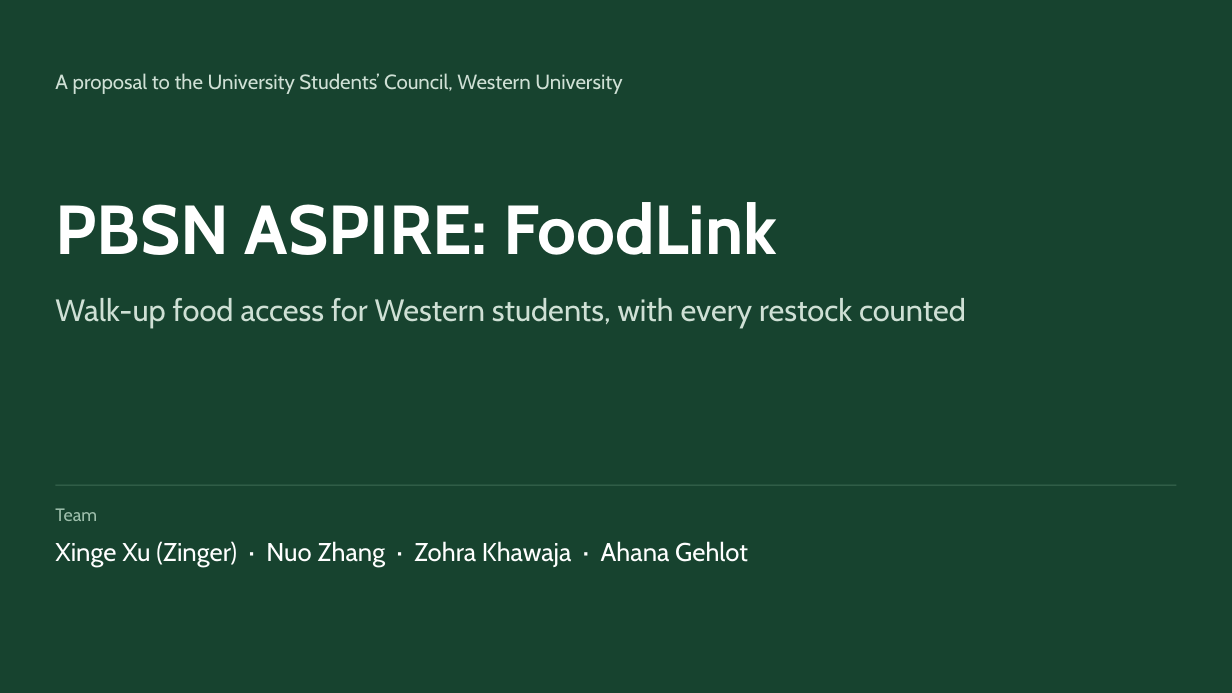
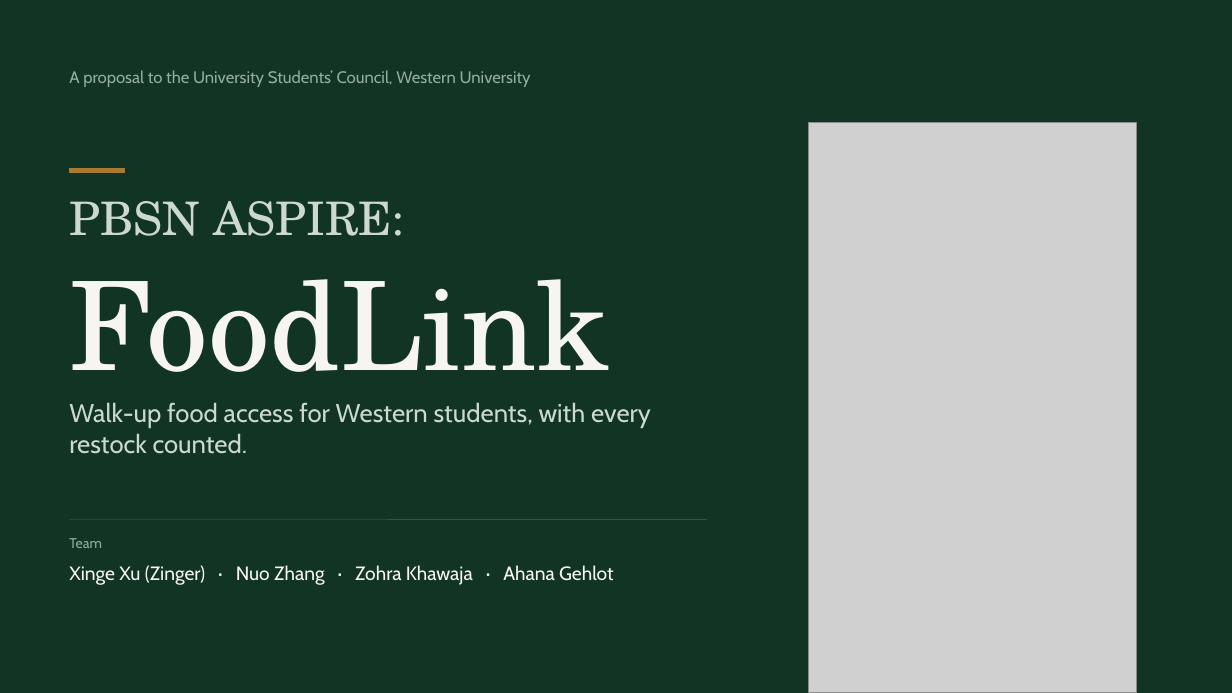
Before and after one commit to xingexu/aspire, a slide deck: slide 1 of deck/PBSN_ASPIRE_FoodLink.pptx. Drawn at 1232x693 pixels with LibreOffice and Linux fonts; fonts in the diff are those of the drawing; grey boxes stand for pictures. Boxes give left, top, right and bottom in pixels: in the first picture for what was removed or moved away, otherwise in the second. Text is boxed around its words. In the diff, an @@ line names an element or a change of style, - is before the commit and + after.

```diff
--- a/deck/PBSN_ASPIRE_FoodLink.pptx
+++ b/deck/PBSN_ASPIRE_FoodLink.pptx
@@ background #17432F to #113425 @@
@@ text "A proposal to the University ...": place and size @@
-text "A proposal to the University ..." at [55, 73, 622, 94]
+text "A proposal to the University ..." at [69, 70, 531, 87]
@@ text "A proposal to the University ..." at [69, 70, 531, 87]: size 16 to 13 pt, text colour #CFE0D5 to #93AE9C @@
@@ picture added at [809, 122, 1137, 693] @@
@@ rectangle added at [69, 168, 125, 172], fill #A97A2F, outline #A97A2F 1 pt @@
@@ text at [69, 201, 405, 236]: text changed; size 54 to 36 pt; font Cabin to TeX Gyre Schola; text colour #FFFFFF to #CBD9CE; bold off @@
-PBSN ASPIRE: FoodLink
+PBSN ASPIRE:
@@ text added at [69, 279, 610, 406], 96 pt, text #F7F5EF @@
+FoodLink
@@ text at [69, 402, 651, 454]: text changed; size 24 to 20 pt; text colour #CFE0D5 to #CBD9CE @@
-Walk-up food access for Western students, with every restock counted
+Walk-up food access for Western students, with every restock counted.
@@ line removed from (55, 485) to (1177, 485) @@
@@ text "Team": place and size @@
-text "Team" at [55, 508, 97, 521]
+text "Team" at [69, 538, 102, 548]
@@ text "Team" at [69, 538, 102, 548]: size 14 to 11 pt, text colour #9EBFAC to #93AE9C @@
@@ line added from (69, 519) to (707, 519), #2F5444 0.75 pt @@
@@ text "Xinge Xu (Zinger) · Nuo ...": place and size @@
-text "Xinge Xu (Zinger) · Nuo ..." at [55, 541, 748, 567]
+text "Xinge Xu (Zinger) · Nuo ..." at [69, 565, 614, 585]
@@ text "Xinge Xu (Zinger) · Nuo ..." at [69, 565, 614, 585]: size 20 to 15 pt, text colour #FFFFFF to #F7F5EF @@
```
Also in this commit, not shown: 17 other slides changed, 2 slides added, 1 slide removed, 21 other files.
